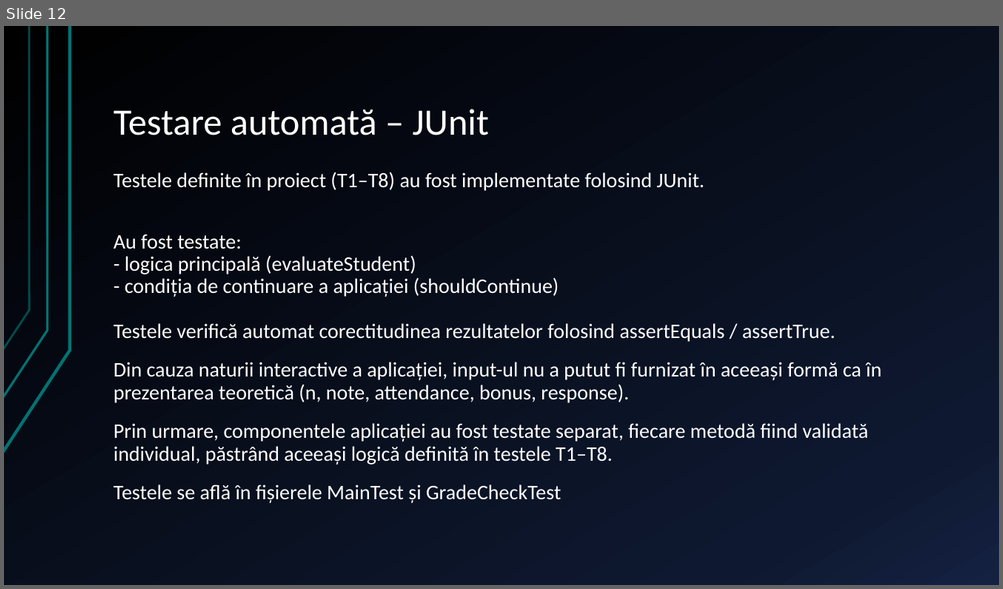
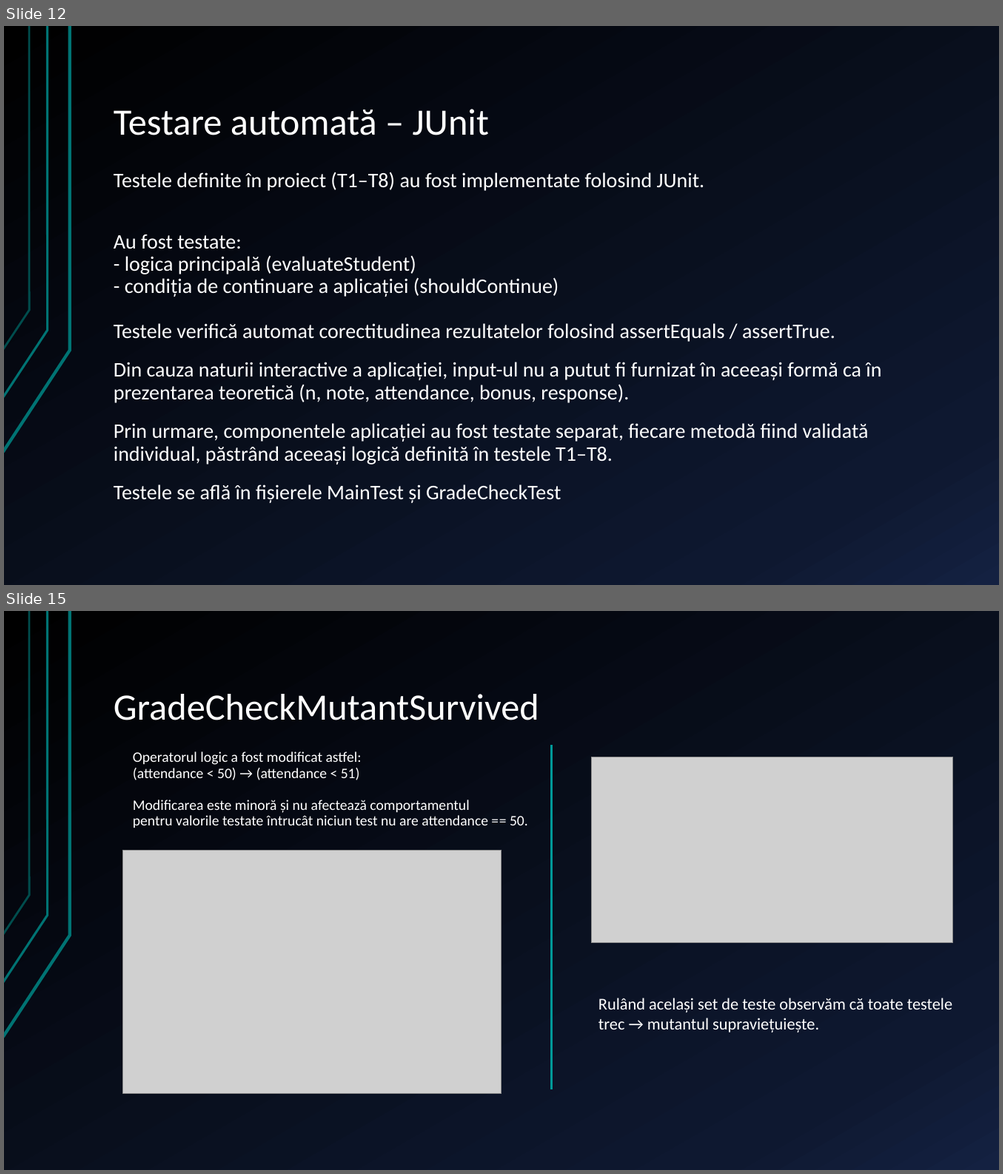
Before and after one commit to M4731/BDTS, a slide deck: Topici Speciale in BDTS/Topici Speciale în BDTS.pptx. Shown one above the other, each under a label of ours: slide 12 before the commit, slides 12 and 15 after it; the slides between them are not shown. The pictures are 1003x589 and 1003x1174 pixels, drawn with LibreOffice and Linux fonts; fonts in the diff are those of the drawing; grey boxes stand for pictures. Boxes give left, top, right and bottom in pixels: in the first picture for what was removed or moved away, otherwise in the second. Text is boxed around its words. In the diff, an @@ line names an element or a change of style, - is before the commit and + after.

```diff
--- a/Topici Speciale in BDTS/Topici Speciale în BDTS.pptx
+++ b/Topici Speciale in BDTS/Topici Speciale în BDTS.pptx
@@ slide 15 added at (4,611,999,1170), background gradient #000000 to #0F1931 to #142242; not listed: 3 template elements that a slide beside it also shows @@
@@ title added at (114,694,539,721), 36 pt, text #FFFFFF @@
+GradeCheckMutantSurvived
@@ text added at (133,752,528,828), 14 pt, text #FFFFFF @@
+Operatorul logic a fost modificat astfel:
+(attendance < 50) → (attendance < 51)
+Modificarea este minoră și nu afectează comportamentul
+pentru valorile testate întrucât niciun test nu are attendance == 50.
@@ line added from (551, 745) to (551, 1090), #009999 2 pt @@
@@ picture added at (591,758,953,943) @@
@@ picture added at (122,851,501,1094) @@
@@ text added at (598,998,952,1033), 16 pt, text #FFFFFF @@
+Rulând același set de teste observăm că toate testele trec → mutantul supraviețuiește.
```
Also in this commit, not shown: 2 slides changed, 4 other slides added, 5 other files.
